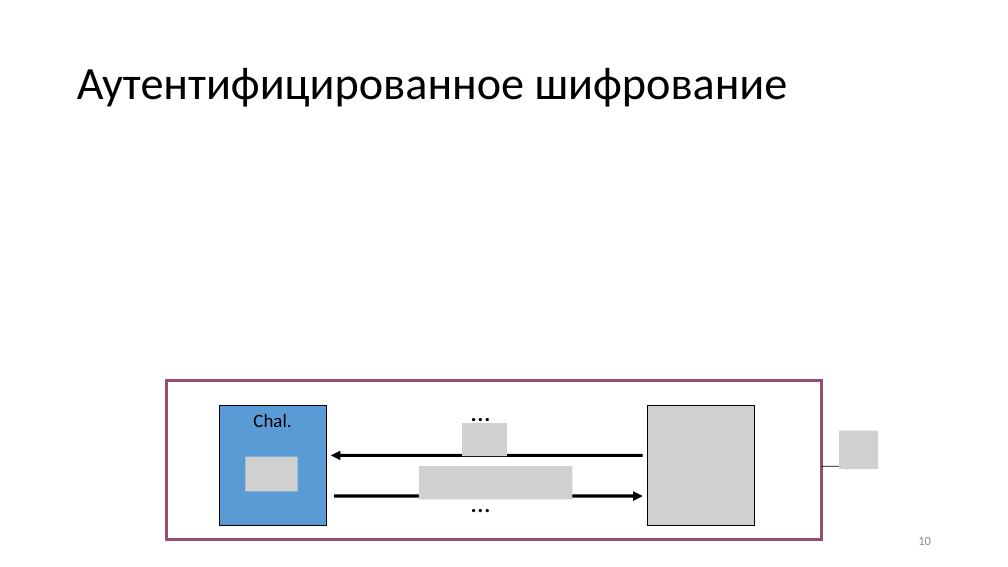
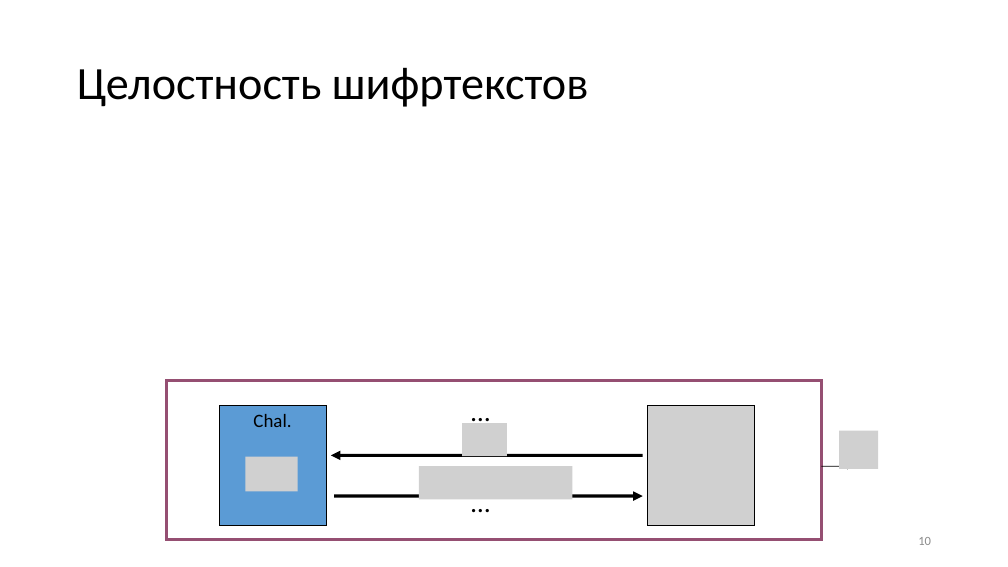
Before and after one commit to GeorgyFirsov-s-forks/CryptoLectures, a slide deck: slide 10 of Lectures/Lecture12.pptx. Drawn at 1008x567 pixels with LibreOffice and Linux fonts; fonts in the diff are those of the drawing; grey boxes stand for pictures. Boxes give left, top, right and bottom in pixels: in the first picture for what was removed or moved away, otherwise in the second. Text is boxed around its words. In the diff, an @@ line names an element or a change of style, - is before the commit and + after.

```diff
--- a/Lectures/Lecture12.pptx
+++ b/Lectures/Lecture12.pptx
@@ title at (77,67,588,107): text changed @@
-Аутентифицированное шифрование
+Целостность шифртекстов
```
Also in this commit, not shown: 12 other slides changed, 6 slides added, 3 slides removed, 3 other files.
